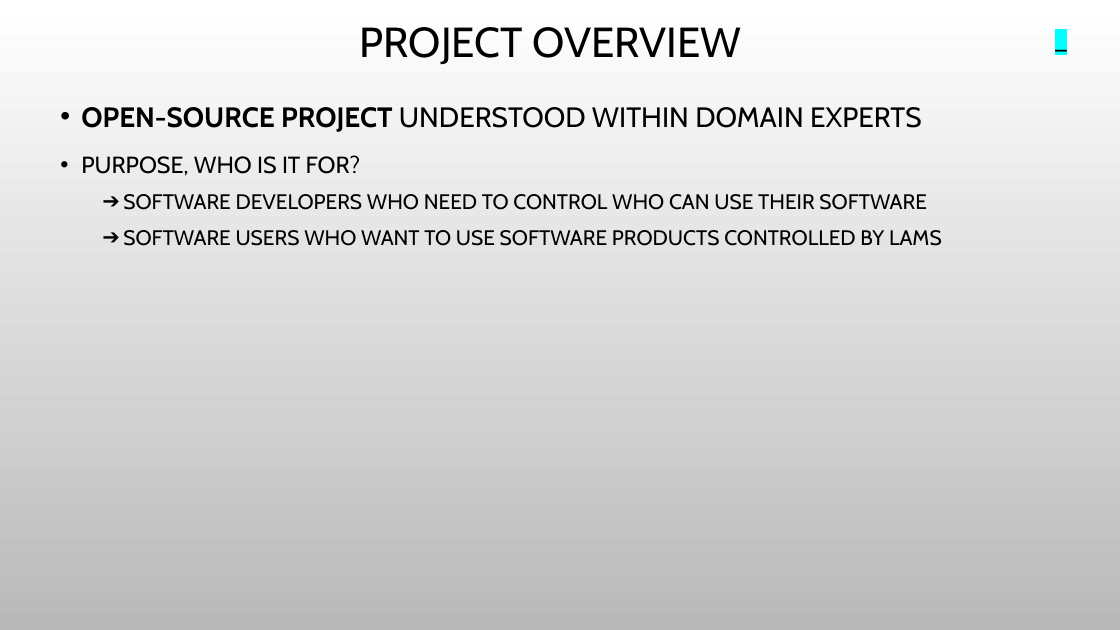
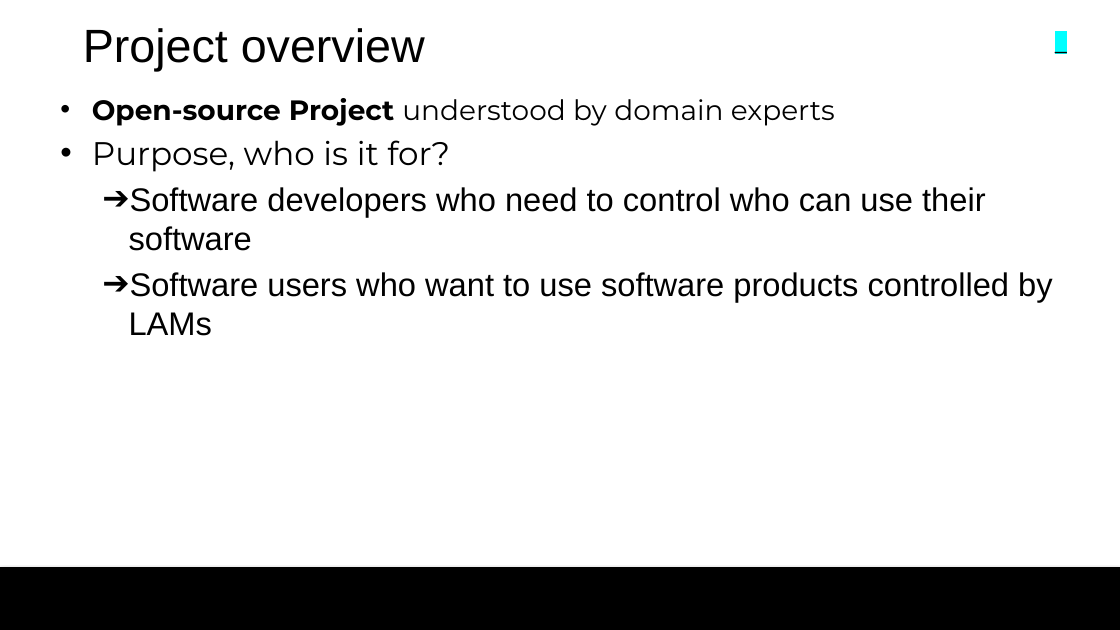
Before and after one commit to colby13king/cs5320-code, a slide deck: slide 3 of LicenseAssetManager/docs/Maintenance/MaintenancePresentation.pptx. Drawn at 1120x630 pixels with LibreOffice and Linux fonts; fonts in the diff are those of the drawing; background and template pictures are left out. Boxes give left, top, right and bottom in pixels: in the first picture for what was removed or moved away, otherwise in the second. Text is boxed around its words. In the diff, an @@ line names an element or a change of style, - is before the commit and + after.

```diff
--- a/LicenseAssetManager/docs/Maintenance/MaintenancePresentation.pptx
+++ b/LicenseAssetManager/docs/Maintenance/MaintenancePresentation.pptx
@@ background picture (left out) to #FFFFFF @@
@@ title at (83, 28, 425, 72): text changed; size 36 to 40 pt; font Cabin to Arial @@
-PROJECT OVERVIEW
+Project overview
@@ text "_" at (1047, 24, 1075, 58): font Cabin to Arial @@
@@ text at (92, 98, 1053, 336): text changed; size 18 to 28 pt; font Cabin to Arial @@
-• OPEN-SOURCE PROJECT UNDERSTOOD WITHIN DOMAIN EXPERTS
-• PURPOSE, WHO IS IT FOR?
-  ➔ SOFTWARE DEVELOPERS WHO NEED TO CONTROL WHO CAN USE THEIR SOFTWARE
-  ➔ SOFTWARE USERS WHO WANT TO USE SOFTWARE PRODUCTS CONTROLLED BY LAMS
+• Open-source Project understood by domain experts
+• Purpose, who is it for?
+  ➔ Software developers who need to control who can use their software
+  ➔ Software users who want to use software products controlled by LAMs
@@ rectangle added at (0, 567, 1120, 630), fill #000000 @@
```
Also in this commit, not shown: 13 other slides changed, 1 slide added, 1 other file.
